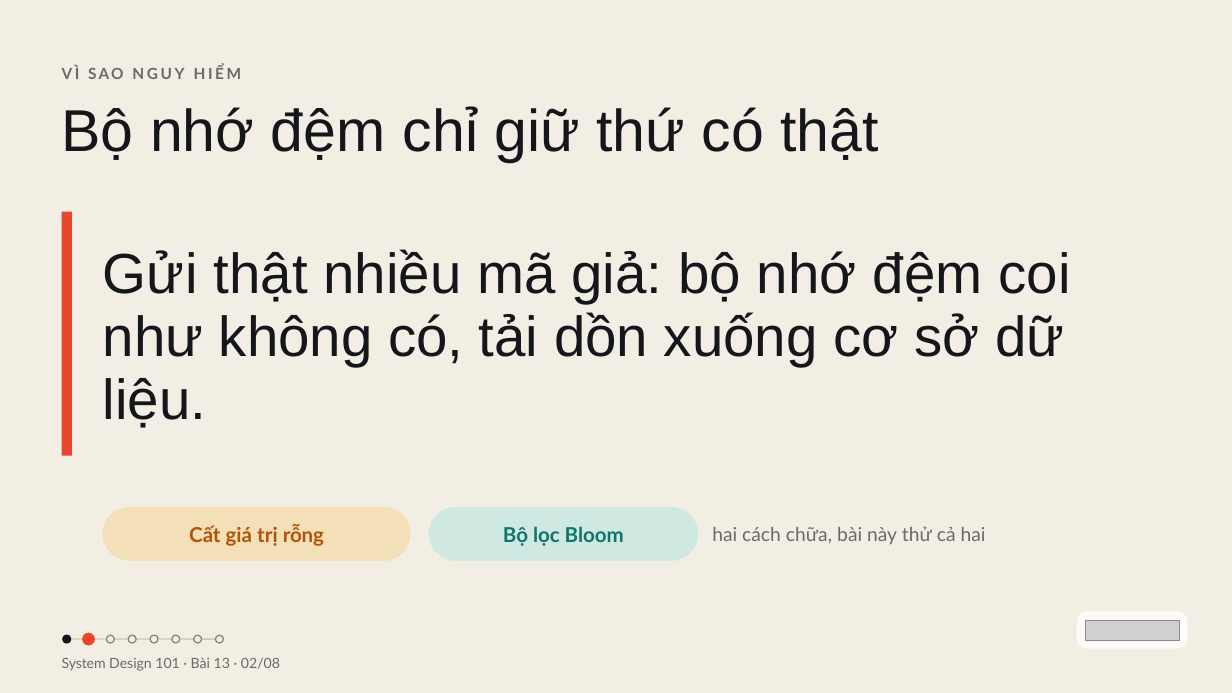
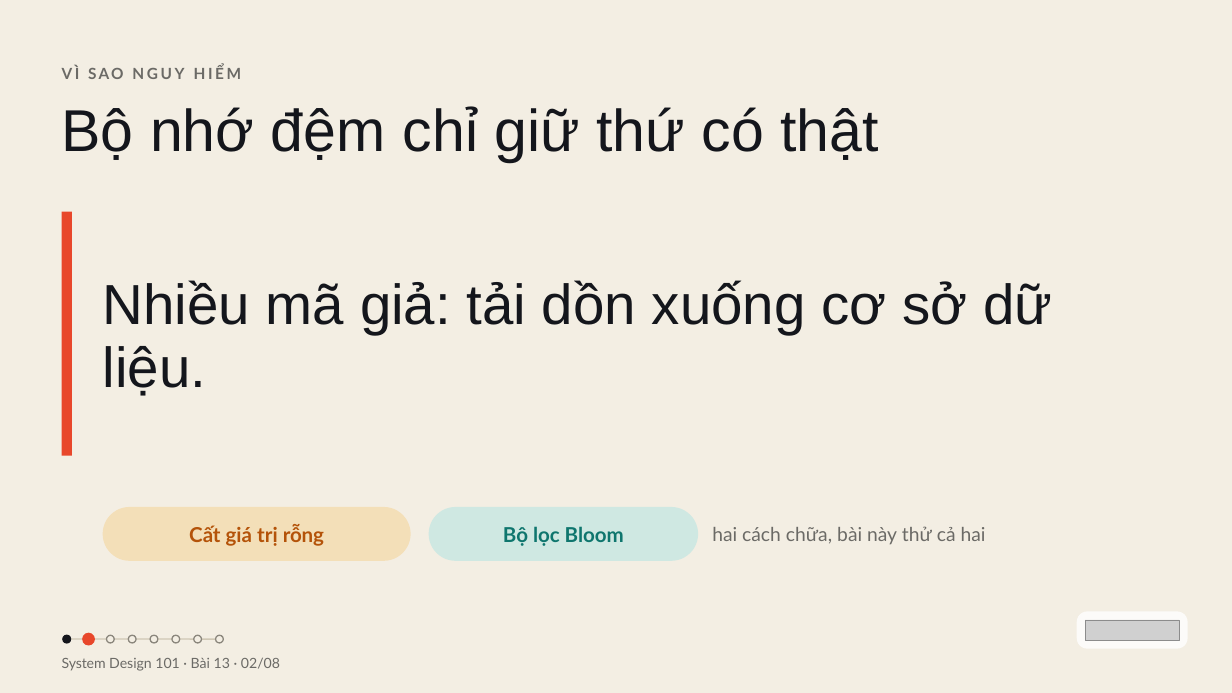
Before and after one commit to vohoailinh90/tool-marketing-studio, a slide deck: slide 2 of system-design-101/vi/lessons/sd-06-013/slides/sd-06-013.pptx. Drawn at 1232x693 pixels with LibreOffice and Linux fonts; fonts in the diff are those of the drawing; grey boxes stand for pictures. Boxes give left, top, right and bottom in pixels: in the first picture for what was removed or moved away, otherwise in the second. Text is boxed around its words. In the diff, an @@ line names an element or a change of style, - is before the commit and + after.

```diff
--- a/system-design-101/vi/lessons/sd-06-013/slides/sd-06-013.pptx
+++ b/system-design-101/vi/lessons/sd-06-013/slides/sd-06-013.pptx
@@ text at (x1=103, y1=280, x2=1052, y2=396): text changed @@
-Gửi thật nhiều mã giả: bộ nhớ đệm coi như không có, tải dồn xuống cơ sở dữ liệu.
+Nhiều mã giả: tải dồn xuống cơ sở dữ liệu.
```
Also in this commit, not shown: 5 other slides changed, 4 other files.
